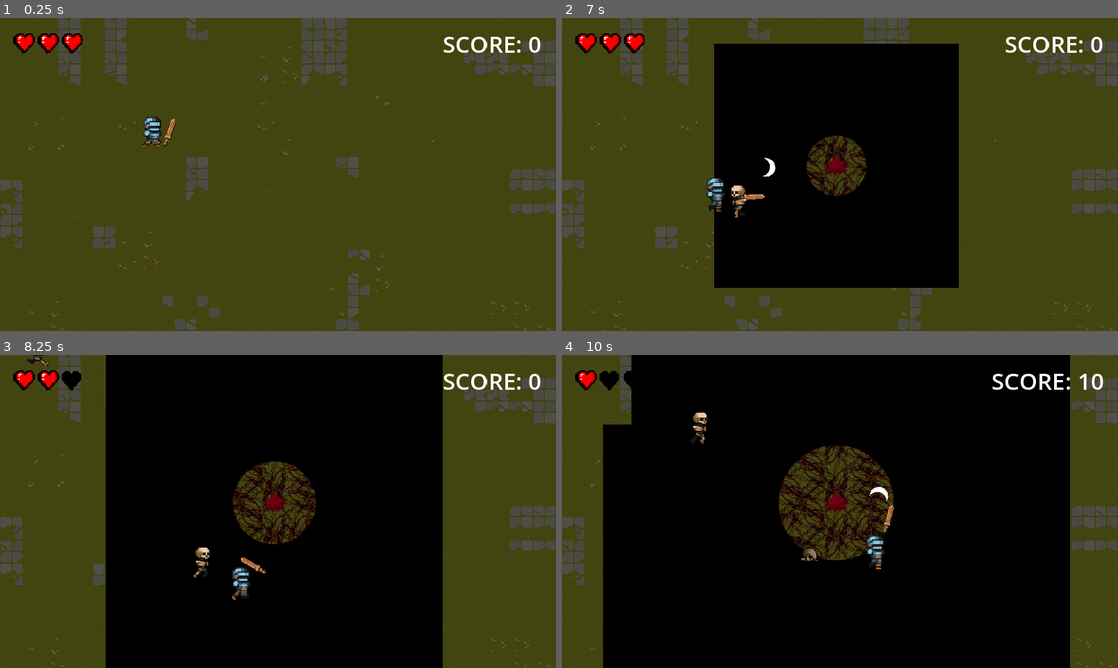
Above: before the commit, frames 1-4 (two rows, left to right).
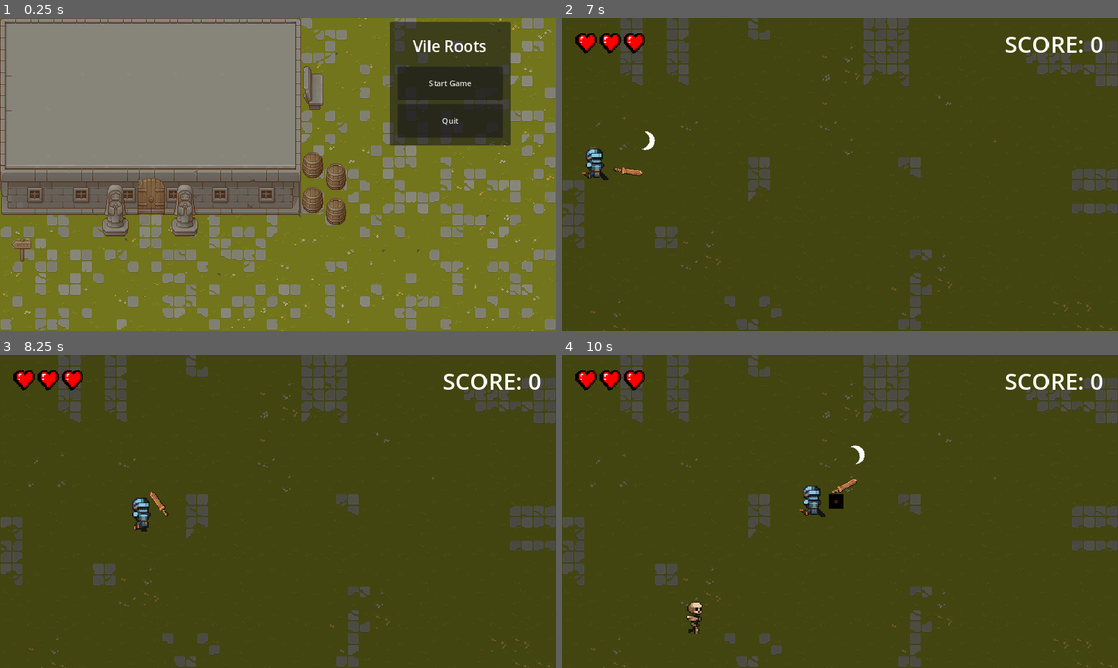
Above: after the commit, the same moments.

Repository: popcar2/Vile-Roots
Game: Godot game, scene res://MaineMenuSetup.tscn
Same seed, same stepped clock (60 frames per second), same inputs: the game is played once before the commit and once after it. Before the commit the project starts from res://GameScene.tscn.
Inputs (mouse positions are in pixels of both pictures, inside the frame that each line leads up to):
- Up to frame 1 (0.25 s): no input
- Up to frame 2 (7 s): click (1012, 83) at 0.5 s, where only the run after the commit has a clickable "Start Game"; click (1012, 83) at 1.25 s, where only the run after the commit has a clickable "Start Game"; move the mouse to (962, 158) at 2.02 s; press the mouse at (962, 158) at 2.03 s; hold Right (right) 2.03-2.78 s; move the mouse to (728, 190) at 2.77 s; release the mouse at (728, 190) at 2.78 s; hold Down (down) 2.78-3.53 s; click (728, 190) at 2.85 s; move the mouse to (895, 105) at 3.52 s; press the mouse at (895, 105) at 3.53 s; hold Right (right) 3.53-4.28 s; move the mouse to (812, 237) at 4.27 s; release the mouse at (812, 237) at 4.28 s; hold Up (up) 4.28-5.03 s; click (812, 237) at 4.35 s; move the mouse to (1006, 221) at 5.02 s; press the mouse at (1006, 221) at 5.03 s; hold Left (left) 5.03-6.53 s; move the mouse to (673, 127) at 5.77 s; release the mouse at (673, 127) at 5.78 s; click (673, 127) at 5.85 s; move the mouse to (867, 174) at 6.52 s; press the mouse at (867, 174) at 6.53 s; hold Down (down) from 6.53 s (still down)
- Up to frame 3 (8.25 s): move the mouse to (194, 433) at 7.27 s; release Down (down) at 7.28 s; release the mouse at (194, 433) at 7.28 s; hold Right (right) 7.28-8.03 s; click (194, 433) at 7.35 s; move the mouse to (400, 495) at 8.02 s; press the mouse at (400, 495) at 8.03 s; hold Up (up) from 8.03 s (still down)
- Up to frame 4 (10 s): move the mouse to (728, 527) at 8.77 s; release Up (up) at 8.78 s; release the mouse at (728, 527) at 8.78 s; hold Right (right) 8.78-9.53 s; click (728, 527) at 8.85 s; move the mouse to (895, 442) at 9.52 s; press the mouse at (895, 442) at 9.53 s; hold Down (down) from 9.53 s (still down)

The runs differ from the first frame. In frame 1, 96% of the frame differs, in the area x 0-100%, y 0-100%; in frame 2, 34%; in frame 3, 59%; in frame 4, 81%.

Commit message:
Retry Menu

Diff:
--- a/Enemies/Skeleton_Base.tscn
+++ b/Enemies/Skeleton_Base.tscn
@@ -160,16 +160,15 @@
 script = ExtResource("1_ebtn5")
 health = 2
 move_speed = 100
-score = 10
 
 [node name="AnimatedSprite2D" type="AnimatedSprite2D" parent="."]
-sprite_frames = SubResource("SpriteFrames_rektd")
+sprite_frames = SubResource("SpriteFrames_5w5hm")
 animation = &"Run"
 frame_progress = 0.0500171
 
 [node name="CollisionShape2D" type="CollisionShape2D" parent="."]
 position = Vector2(0, 1)
-shape = SubResource("CapsuleShape2D_wlbkn")
+shape = SubResource("CapsuleShape2D_ly1e8")
 
 [node name="DisappearDelay" type="Timer" parent="."]
 wait_time = 1.5
--- a/Enemies/Skeleton_Mage.tscn
+++ b/Enemies/Skeleton_Mage.tscn
@@ -147,16 +147,15 @@
 script = ExtResource("1_6k0ig")
 health = 2
 knockbackReceived = 3.0
-score = 10
 
 [node name="AnimatedSprite2D" type="AnimatedSprite2D" parent="."]
-sprite_frames = SubResource("SpriteFrames_ddwck")
+sprite_frames = SubResource("SpriteFrames_5b5xf")
 animation = &"Run"
 frame_progress = 0.921161
 
 [node name="CollisionShape2D" type="CollisionShape2D" parent="."]
 position = Vector2(-1, 1)
-shape = SubResource("CapsuleShape2D_f8fau")
+shape = SubResource("CapsuleShape2D_840dt")
 
 [node name="DisappearDelay" type="Timer" parent="."]
 wait_time = 1.5
--- a/Enemies/Skeleton_Rogue.tscn
+++ b/Enemies/Skeleton_Rogue.tscn
@@ -144,18 +144,17 @@
 collision_mask = 2
 safe_margin = 0.01
 script = ExtResource("1_uhftr")
-move_speed = 170
+move_speed = 150
 knockbackReceived = 1.5
-score = 20
 
 [node name="AnimatedSprite2D" type="AnimatedSprite2D" parent="."]
-sprite_frames = SubResource("SpriteFrames_fd8t4")
+sprite_frames = SubResource("SpriteFrames_0tfvn")
 animation = &"Run"
 frame_progress = 0.080883
 
 [node name="CollisionShape2D" type="CollisionShape2D" parent="."]
 position = Vector2(0, 2)
-shape = SubResource("CapsuleShape2D_fcqqa")
+shape = SubResource("CapsuleShape2D_0pdgx")
 
 [node name="DisappearDelay" type="Timer" parent="."]
 wait_time = 1.5
--- a/Enemies/Skeleton_Warrior.tscn
+++ b/Enemies/Skeleton_Warrior.tscn
@@ -147,16 +147,15 @@
 health = 5
 move_speed = 100
 knockbackReceived = 0.5
-score = 15
 
 [node name="AnimatedSprite2D" type="AnimatedSprite2D" parent="."]
-sprite_frames = SubResource("SpriteFrames_lqaex")
+sprite_frames = SubResource("SpriteFrames_fvpxu")
 animation = &"Run"
 frame_progress = 0.443951
 
 [node name="CollisionShape2D" type="CollisionShape2D" parent="."]
 position = Vector2(-2.38419e-07, 1.42857)
-shape = SubResource("CapsuleShape2D_y7gx5")
+shape = SubResource("CapsuleShape2D_6k3mh")
 
 [node name="DisappearDelay" type="Timer" parent="."]
 wait_time = 1.5
--- a/GameScene.tscn
+++ b/GameScene.tscn
@@ -8,6 +8,7 @@
 [ext_resource type="Texture2D" uid="uid://bd8mmpyjoac7" path="res://Art/TX Plant.png" id="5_exqr2"]
 [ext_resource type="PackedScene" uid="uid://d2kqyu81p5f2v" path="res://GUI.tscn" id="7_esx56"]
 [ext_resource type="Script" path="res://Scripts/GameGUI.gd" id="8_roy6i"]
+[ext_resource type="AudioStream" uid="uid://cbxjv6gxyum4" path="res://Music/mixkit-arcade-game-jump-coin-216.wav" id="11_2wyjl"]
 [ext_resource type="Script" path="res://Scripts/BushSpawner.gd" id="12_wkmqt"]
 [ext_resource type="Script" path="res://Scripts/SkeletonSpawner.gd" id="13_7gmgk"]
 
@@ -358,11 +359,13 @@
 layer_1/z_index = 0
 layer_1/tile_data = PackedInt32Array()
 
-[node name="Player" parent="." node_paths=PackedStringArray("GUI") groups=["player"] instance=ExtResource("1_aj4we")]
+[node name="Player" parent="." node_paths=PackedStringArray("GUI", "retry", "buttonclicked") groups=["player"] instance=ExtResource("1_aj4we")]
 position = Vector2(212, 153)
 scale = Vector2(1.5, 1.5)
 SPEED = 200.0
 GUI = NodePath("../CanvasLayer/GUI")
+retry = NodePath("../CanvasLayer2")
+buttonclicked = NodePath("../CanvasLayer2/RetryMenu/CenterContainer/PanelContainer/MarginContainer/VBoxContainer/AudioStreamPlayer2D")
 
 [node name="Camera2D" type="Camera2D" parent="."]
 position = Vector2(384, 216)
@@ -406,5 +409,64 @@
 wait_time = 3.8
 autostart = true
 
+[node name="CanvasLayer2" type="CanvasLayer" parent="."]
+
+[node name="RetryMenu" type="Control" parent="CanvasLayer2"]
+layout_mode = 3
+anchor_right = 0.668
+anchor_bottom = 0.668
+offset_left = 208.0
+offset_top = 96.0
+offset_right = 207.464
+offset_bottom = 96.136
+grow_horizontal = 2
+grow_vertical = 2
+
+[node name="CenterContainer" type="CenterContainer" parent="CanvasLayer2/RetryMenu"]
+layout_mode = 1
+anchors_preset = 15
+anchor_right = 1.0
+anchor_bottom = 1.0
+grow_horizontal = 2
+grow_vertical = 2
+
+[node name="PanelContainer" type="PanelContainer" parent="CanvasLayer2/RetryMenu/CenterContainer"]
+custom_minimum_size = Vector2(512, 256)
+layout_mode = 2
+
+[node name="MarginContainer" type="MarginContainer" parent="CanvasLayer2/RetryMenu/CenterContainer/PanelContainer"]
+layout_mode = 2
+theme_override_constants/margin_left = 16
+theme_override_constants/margin_top = 16
+theme_override_constants/margin_right = 16
+theme_override_constants/margin_bottom = 16
+
+[node name="VBoxContainer" type="VBoxContainer" parent="CanvasLayer2/RetryMenu/CenterContainer/PanelContainer/MarginContainer"]
+layout_mode = 2
+theme_override_constants/separation = 8
+
+[node name="GameOver" type="Label" parent="CanvasLayer2/RetryMenu/CenterContainer/PanelContainer/MarginContainer/VBoxContainer"]
+layout_mode = 2
+size_flags_vertical = 3
+theme_override_font_sizes/font_size = 32
+text = "Game Over"
+horizontal_alignment = 1
+vertical_alignment = 1
+
+[node name="Retry?" type="Button" parent="CanvasLayer2/RetryMenu/CenterContainer/PanelContainer/MarginContainer/VBoxContainer"]
+layout_mode = 2
+size_flags_vertical = 3
+text = "Retry?"
+
+[node name="Quit" type="Button" parent="CanvasLayer2/RetryMenu/CenterContainer/PanelContainer/MarginContainer/VBoxContainer"]
+layout_mode = 2
+size_flags_vertical = 3
+text = "Quit"
+
+[node name="AudioStreamPlayer2D" type="AudioStreamPlayer2D" parent="CanvasLayer2/RetryMenu/CenterContainer/PanelContainer/MarginContainer/VBoxContainer"]
+stream = ExtResource("11_2wyjl")
+
 [connection signal="timeout" from="BushSpawner/SpawnTimer" to="BushSpawner" method="_on_spawn_timer_timeout"]
 [connection signal="timeout" from="SkeletonSpawner/SpawnTimer" to="SkeletonSpawner" method="_on_spawn_timer_timeout"]
+[connection signal="pressed" from="CanvasLayer2/RetryMenu/CenterContainer/PanelContainer/MarginContainer/VBoxContainer/Retry?" to="Player" method="_on_retry_pressed"]
+[connection signal="pressed" from="CanvasLayer2/RetryMenu/CenterContainer/PanelContainer/MarginContainer/VBoxContainer/Quit" to="Player" method="_on_quit_pressed"]
--- a/Scripts/player.gd
+++ b/Scripts/player.gd
@@ -7,6 +7,8 @@
 @export var handSpriteHolder: Node2D
 @export var GUI: Control
 @export var animationPlayer: AnimationPlayer
+@export var retry: CanvasLayer
+@export var buttonclicked: AudioStreamPlayer2D
 
 @onready var attackDelayTimer = $"AttackDelay"
 @onready var attackCooldownTimer = $"AttackCooldown"
@@ -21,6 +23,7 @@
 var isDead = false
 
 func _ready():
+	retry.hide()
 	hearts = GUI.get_child(1).get_children()
 
 func _physics_process(delta):
@@ -126,7 +129,7 @@
 		hearts[1].visible = false
 		hearts[2].visible = false
 		isDead = true
-		animatedSprite.play("Death")
+		die()
 
 func _on_attack_delay_timeout():
 	var mousePos = get_global_mouse_position()
@@ -140,3 +143,20 @@
 
 func _on_IFrames_timeout():
 	can_touch_enemies(true)
+
+func die():
+	animatedSprite.play("Death")
+	await get_tree().create_timer(1).timeout
+	retry.show()
+
+
+func _on_retry_pressed():
+	buttonclicked.play()
+	await get_tree().create_timer(.25).timeout
+	get_tree().reload_current_scene()
+
+
+func _on_quit_pressed():
+	buttonclicked.play()
+	await get_tree().create_timer(.25).timeout
+	get_tree().quit()
--- a/project.godot
+++ b/project.godot
@@ -11,7 +11,7 @@
 [application]
 
 config/name="GlobalGameJam2023"
-run/main_scene="res://GameScene.tscn"
+run/main_scene="res://MaineMenuSetup.tscn"
 config/features=PackedStringArray("4.0", "GL Compatibility")
 config/icon="res://icon.svg"
 
Not shown: 3 places in Enemies/Skeleton_Base.tscn that only renumber resources
Not shown: 3 places in Enemies/Skeleton_Mage.tscn that only renumber resources
Not shown: 3 places in Enemies/Skeleton_Rogue.tscn that only renumber resources
Not shown: 3 places in Enemies/Skeleton_Warrior.tscn that only renumber resources
Not shown: 1 places in GameScene.tscn that only renumber resources
Not shown: 5 places in Objects/bush_1.tscn that only renumber resources
Not shown: 2 places in Objects/slash.tscn that only renumber resources
